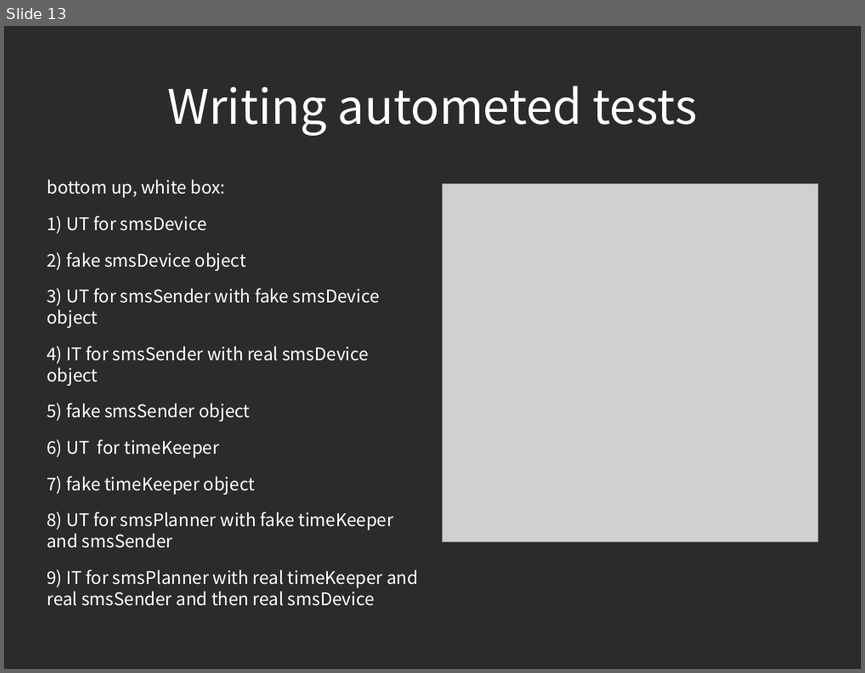
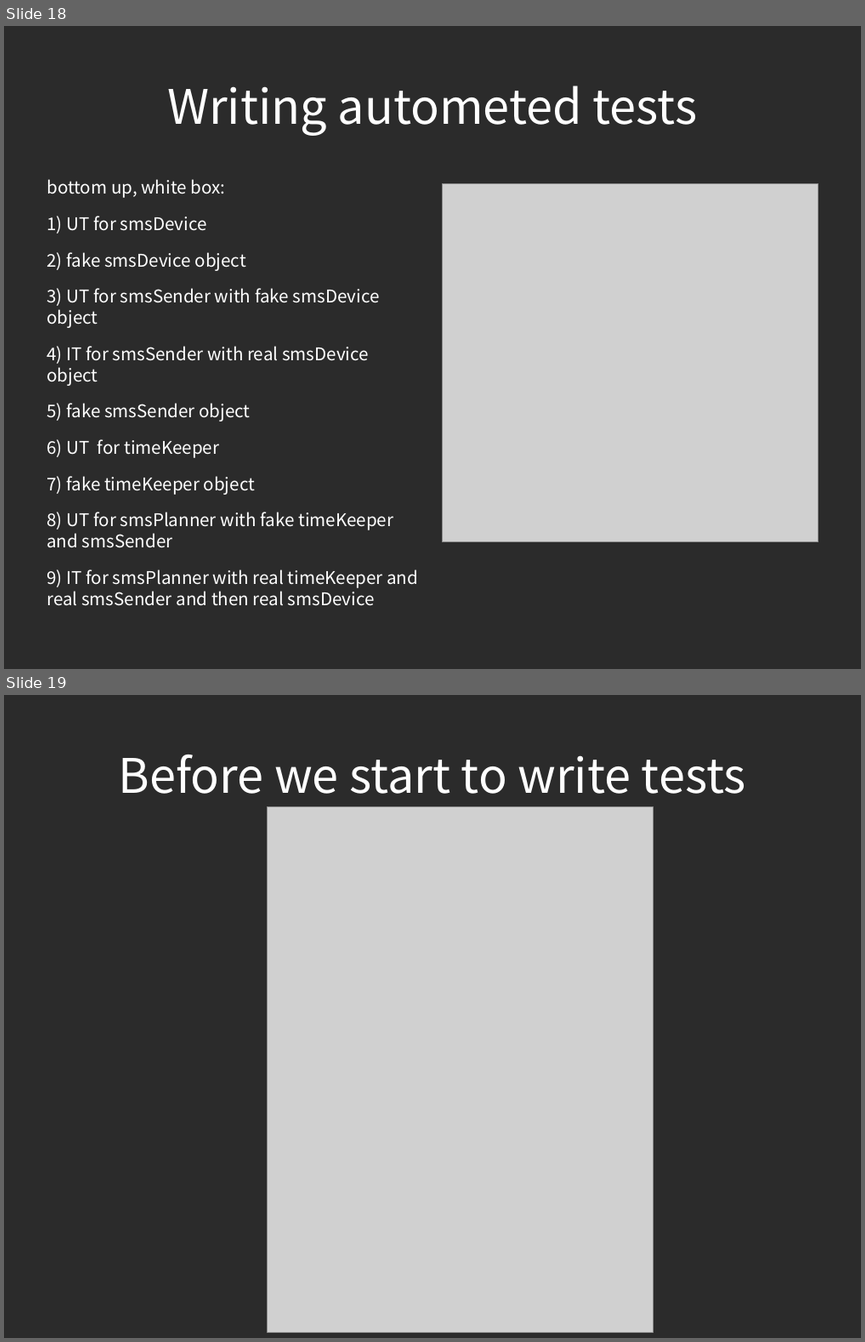
Before and after one commit to piotrek24061988/AutomaticTesting, a slide deck: module1/doc/AutomatedTesting.odp. Shown one above the other, each under a label of ours: slide 13 before the commit, slides 18 and 19 after it. The pictures are 865x673 and 865x1342 pixels, drawn with LibreOffice and Linux fonts; fonts in the diff are those of the drawing; grey boxes stand for pictures; background and template pictures are left out; a plain dark background stands for a picture behind light text. Boxes give left, top, right and bottom in pixels: in the first picture for what was removed or moved away, otherwise in the second. Text is boxed around its words. In the diff, an @@ line names an element or a change of style, - is before the commit and + after.

```diff
--- a/module1/doc/AutomatedTesting.odp
+++ b/module1/doc/AutomatedTesting.odp
@@ slide 19 added at (4,695,861,1338), background picture (left out) @@
@@ title added at (119,755,746,794), 44 pt, text #FFFFFF @@
+Before we start to write tests
@@ rectangle added at (267,806,643,1321), fill #FFFFFF, outline #3465A4 0 pt @@
@@ picture added at (268,807,653,1332) @@
@@ what was slide 13 is now slide 18 @@
```
Also in this commit, not shown: 2 slides changed, 5 other slides added.
